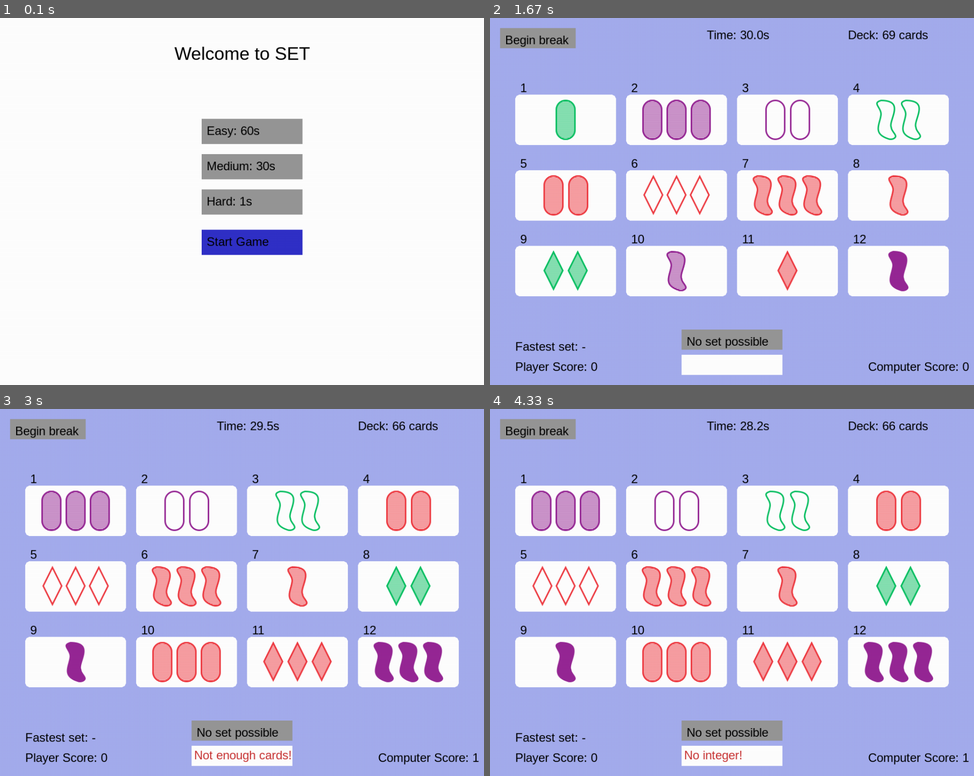
Above: before the commit, frames 1-4 (two rows, left to right).
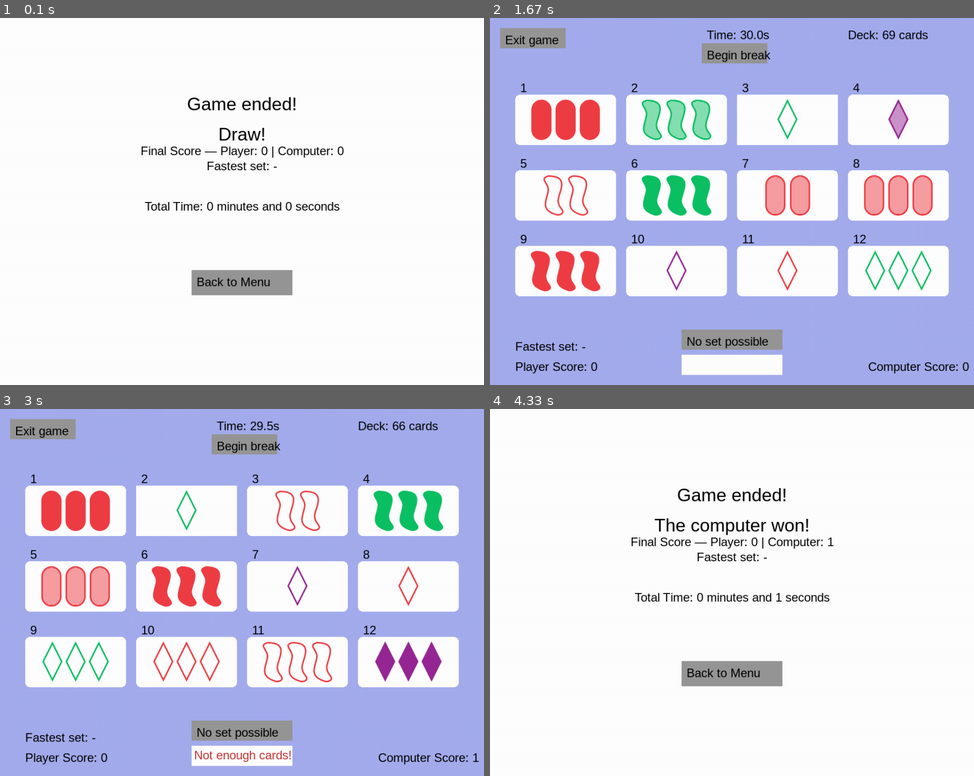
Above: after the commit, the same moments.

Repository: Reinout805/Python-finalproject
Game: pygame game, started from set_graphics.py
Two runs of this game, one before a commit and one after it. Both use one fixed random seed, a clock stepped at 60 frames per second and the inputs below.
Inputs (mouse positions are in pixels of both pictures, inside the frame that each line leads up to):
- Up to frame 1 (0.1 s): no input
- Up to frame 2 (1.67 s): click (780, 282) at 0.93 s; click (741, 241) at 1.27 s, where only the run after the commit has a clickable "Continue"; click (732, 355) at 1.6 s, where only the run after the commit has a clickable "Start game"
- Up to frame 3 (3 s): type "an" at 1.88 s; type "n" at 2.08 s; tap Enter at 2.22, 2.77 s; click "Continue" at 2.48 s
- Up to frame 4 (4.33 s): tap Space at 3.1 s; click (533, 427) at 3.48 s, where only the run after the commit has a clickable "Exit game"

The runs differ from the first frame. In frame 1, 8.6% of the frame differs, in the area x 29-72%, y 7-76%; in frame 2, 11%; in frame 3, 10%; in frame 4, 75%, in the area x 0-100%, y 0-100%.

Commit message:
Add quit button +finetuning

Diff:
--- a/set_graphics.py
+++ b/set_graphics.py
@@ -30,7 +30,7 @@
 
 # UI States
 START, RULES, GAME, GREEN_SCREEN, RED_NO_SET_SCREEN, RED_SCREEN, TIME_OVER, GREY_SCREEN, NO_SET_CORRECT, NO_SET_INCORRECT, END = range(11)
-state = START
+state = END
 state_functions = {
     START: lambda: start_screen(),
     RULES: lambda: rules_screen(),
@@ -163,7 +163,7 @@
     easy_btn = Button((400, 200, 200, 50), GRAY, f"Easy: {time_easy}s", None)
     medium_btn = Button((400, 270, 200, 50), GRAY, f"Medium: {time_medium}s", None)
     hard_btn = Button((400, 340, 200, 50), GRAY, f"Hard: {time_hard}s", None)
-    start_btn = Button((400, 420, 200, 50), BLUE, "Start Game", lambda: (start_game(), set_selected_button(None)))
+    start_btn = Button((400, 420, 200, 50), BLUE, "Continue", lambda: (start_game(), set_selected_button(None)))
 
     easy_btn.callback = lambda: (set_difficulty("Easy"), set_selected_button(easy_btn))
     medium_btn.callback = lambda: (set_difficulty("Medium"), set_selected_button(medium_btn))
@@ -172,7 +172,9 @@
     buttons = [easy_btn, medium_btn, hard_btn, start_btn]
     screen.fill(WHITE)
     title = BIG_FONT.render("Welcome to SET", True, BLACK)
-    screen.blit(title, (SCREEN_WIDTH // 2 - title.get_width() // 2, 50))
+    screen.blit(title, (SCREEN_WIDTH // 2 - title.get_width() // 2, 80))
+    under_title = FONT.render("Choose your difficulty:", True, BLACK)
+    screen.blit(under_title, (SCREEN_WIDTH // 2 - under_title.get_width() // 2, 140))
     for button in buttons:
         button.draw(screen)
 
@@ -180,25 +182,28 @@
     screen.fill(WHITE)
     rules = [
         "RULES OF SET:",
-        "- Identify a set of 3 cards.",
-        "- Each card has 4 features.",
-        "- A valid set has all the same or all different features.",
+        "- Identify a set of 3 cards",
+        "- Each card has 4 features",
+        "- A valid set has all the same or all different features",
         "INPUT:",
         "- Input your set in the format: 0 1 2 (card indices)",
         "- Select 'No set possible' or press 'n' on keyboard when you think that no sets are possible",
-        "Select 'Begin/End break' or press 'p' on keyboard to start/end the break",
+        "- Select 'Begin/End break' or press 'p' on keyboard to start/end the break",
         "POINTS:",
         "- You CORRECTLY identified a set: you get 1 point",
         "- You INCORRETLY identified a set: computer gets 1 point",
         "- You CORRECTLY identified that no sets are possible: you get 5 points",
-        "- You INCORRECTLY identified that no sets are possible: computer gets 1 points"
+        "- You INCORRECTLY identified that no sets are possible: computer gets 1 point",
+        "- You run out of time while sets are possible: computer gets 1 point",
+        "- You run out of time while no sets are possible: - ",
+
 
     ]
     for i, line in enumerate(rules):
         txt = FONT.render(line, True, BLACK)
         screen.blit(txt, (50, 50 + i * 40))
 
-    continue_btn = Button((SCREEN_WIDTH // 2 - 100, SCREEN_HEIGHT - 100, 200, 50), GRAY, "Continue", lambda: change_state(GAME))
+    continue_btn = Button((SCREEN_WIDTH // 2 - 100, SCREEN_HEIGHT - 80, 200, 50), GRAY, "Start game", lambda: change_state(GAME))
     continue_btn.draw(screen)
     buttons.clear()
     buttons.append(continue_btn)
@@ -249,9 +254,12 @@
         text="End break"
     else:
         text="Begin break"
-    pauze_button = Button((20,20, 150, 40), GRAY, text, lambda: (pauze_change()))
+    pauze_button = Button((SCREEN_WIDTH // 2 - 60, 50, 130, 40), GRAY, text, lambda: (pauze_change()))
     buttons.append(pauze_button)
     pauze_button.draw(screen)
+    exit_game_button = Button((20, 20, 130, 40), GRAY, "Exit game", lambda: (change_state(END)))
+    buttons.append(exit_game_button)
+    exit_game_button.draw(screen)
     input_rect = pygame.Rect(SCREEN_WIDTH // 2 - 100, SCREEN_HEIGHT - 60, 200, 40)
     pygame.draw.rect(screen, WHITE, input_rect)
     txt_surface = FONT.render(input_text, True, BLACK)
@@ -276,7 +284,9 @@
             screen.blit(FONT.render("UNKNOWN CARD", True, BLACK), (x + 90, y + 50))
     continue_btn = Button((SCREEN_WIDTH // 2 - 100, 500, 200, 50), GRAY, "Continue", continue_from_green)
     continue_btn.draw(screen)
-    buttons.clear()
+    exit_game_button = Button((20, 20, 130, 40), GRAY, "Exit game", lambda: (change_state(END)))
+    buttons.append(exit_game_button)
+    exit_game_button.draw(screen)
     buttons.append(continue_btn)
     new_time=get_timer_for_difficulty()-round_timer
     if fastest_set==-1:
@@ -337,7 +347,9 @@
     screen.blit(msg, (SCREEN_WIDTH // 2 - msg.get_width() // 2, 10))
     continue_btn = Button((SCREEN_WIDTH // 2 - 100, 500, 200, 50), GRAY, "Continue", continue_from_red)
     continue_btn.draw(screen)
-    buttons.clear()
+    exit_game_button = Button((20, 20, 130, 40), GRAY, "Exit game", lambda: (change_state(END)))
+    buttons.append(exit_game_button)
+    exit_game_button.draw(screen)
     text = FONT.render(f"Your incorrect set:", True, BLACK)
     screen.blit(text, (SCREEN_WIDTH // 2 - text.get_width() // 2, 60))
     if fastest_set>0:
@@ -382,7 +394,9 @@
     screen.blit(msg, (SCREEN_WIDTH // 2 - msg.get_width() // 2, 110))
     continue_btn = Button((SCREEN_WIDTH // 2 - 100, 500, 200, 50), GRAY, "Continue", continue_from_red_no_set)
     continue_btn.draw(screen)
-    buttons.clear()
+    exit_game_button = Button((20, 20, 130, 40), GRAY, "Exit game", lambda: (change_state(END)))
+    buttons.append(exit_game_button)
+    exit_game_button.draw(screen)
     text = FONT.render(f"Your incorrect set:", True, BLACK)
     screen.blit(text, (SCREEN_WIDTH // 2 - text.get_width() // 2, 160))
     if fastest_set>0:
@@ -429,7 +443,9 @@
     screen.blit(msg, (SCREEN_WIDTH // 2 - msg.get_width() // 2, 170))
     continue_btn = Button((SCREEN_WIDTH // 2 - 100, 500, 200, 50), GRAY, "Continue", continue_from_time)
     continue_btn.draw(screen)
-    buttons.clear()
+    exit_game_button = Button((20, 20, 130, 40), GRAY, "Exit game", lambda: (change_state(END)))
+    buttons.append(exit_game_button)
+    exit_game_button.draw(screen)
     text = FONT.render(f"The computer found this set:", True, BLACK)
     screen.blit(text, (SCREEN_WIDTH // 2 - text.get_width() // 2, 220))
     if fastest_set>0:
@@ -473,7 +489,9 @@
     text = FONT.render(f"Player Score: {player_score}", True, BLACK)
     screen.blit(text, (SCREEN_WIDTH // 2 - text.get_width() // 2, 310))
     continue_btn.draw(screen)
-    buttons.clear()
+    exit_game_button = Button((20, 20, 130, 40), GRAY, "Exit game", lambda: (change_state(END)))
+    buttons.append(exit_game_button)
+    exit_game_button.draw(screen)
     buttons.append(continue_btn)
 
 def continue_from_grey():
@@ -505,7 +523,9 @@
     text = FONT.render(f"Player Score: {player_score}", True, BLACK)
     screen.blit(text, (SCREEN_WIDTH // 2 - text.get_width() // 2, 310))
     continue_btn.draw(screen)
-    buttons.clear()
+    exit_game_button = Button((20, 20, 130, 40), GRAY, "Exit game", lambda: (change_state(END)))
+    buttons.append(exit_game_button)
+    exit_game_button.draw(screen)
     buttons.append(continue_btn)
 
 def continue_from_no_set_correct():
@@ -532,7 +552,9 @@
     screen.blit(msg, (SCREEN_WIDTH // 2 - msg.get_width() // 2, 170))
     continue_btn = Button((SCREEN_WIDTH // 2 - 100, 500, 200, 50), GRAY, "Continue", continue_from_time)
     continue_btn.draw(screen)
-    buttons.clear()
+    exit_game_button = Button((20, 20, 130, 40), GRAY, "Exit game", lambda: (change_state(END)))
+    buttons.append(exit_game_button)
+    exit_game_button.draw(screen)
     text = FONT.render(f"The computer found this set:", True, BLACK)
     screen.blit(text, (SCREEN_WIDTH // 2 - text.get_width() // 2, 220))
     if fastest_set>0:
@@ -558,19 +580,29 @@
 
 def end_screen():
     screen.fill(WHITE)
-    title = BIG_FONT.render("Game Over!", True, BLACK)
-    under_title = FONT.render("There are no sets possible anymore", True, BLACK)
+    if len(S.alle_kaarten+cards_on_table)<=20:
+        if len(S.controleer_sets(S.alle_kaarten+cards_on_table))==0:
+            title = BIG_FONT.render("Game ended: no sets possible anymore!", True, BLACK)
+    else:
+        title = BIG_FONT.render("Game ended!", True, BLACK)
+    if player_score>computer_score:
+        winner="You won!"
+    elif player_score<computer_score:
+        winner="The computer won!"
+    else:
+        winner="Draw!"
+    under_title = BIG_FONT.render(winner, True, BLACK)
     score_text = FONT.render(f"Final Score — Player: {player_score} | Computer: {computer_score}", True, BLACK)
-    time_text = FONT.render(f"Total Time: {int(total_elapsed_time)} seconds", True, BLACK)
+    time_text = FONT.render(f"Total Time: {int(total_elapsed_time)//60} minutes and {int(total_elapsed_time)-60*(int(total_elapsed_time)//60)} seconds", True, BLACK)
     if fastest_set>0:
         fasttime_text = FONT.render(f"Fastest set in {round(fastest_set,1)} seconds", True, BLACK)
     else:
         fasttime_text = FONT.render(f"Fastest set: -", True, BLACK)
     screen.blit(title, (SCREEN_WIDTH // 2 - title.get_width() // 2, 150))
-    screen.blit(under_title, (SCREEN_WIDTH // 2 - under_title.get_width() // 2, 190))
+    screen.blit(under_title, (SCREEN_WIDTH // 2 - under_title.get_width() // 2, 210))
     screen.blit(score_text, (SCREEN_WIDTH // 2 - score_text.get_width() // 2, 250))
     screen.blit(time_text, (SCREEN_WIDTH // 2 - time_text.get_width() // 2, 360))
-    screen.blit(fasttime_text, (SCREEN_WIDTH // 2 - time_text.get_width() // 2, 280))
+    screen.blit(fasttime_text, (SCREEN_WIDTH // 2 - fasttime_text.get_width() // 2, 280))
     continue_btn = Button((SCREEN_WIDTH // 2 - 100, 500, 200, 50), GRAY, "Back to Menu", lambda: (change_state(START), init_game()))
     continue_btn.draw(screen)
     buttons.clear()
